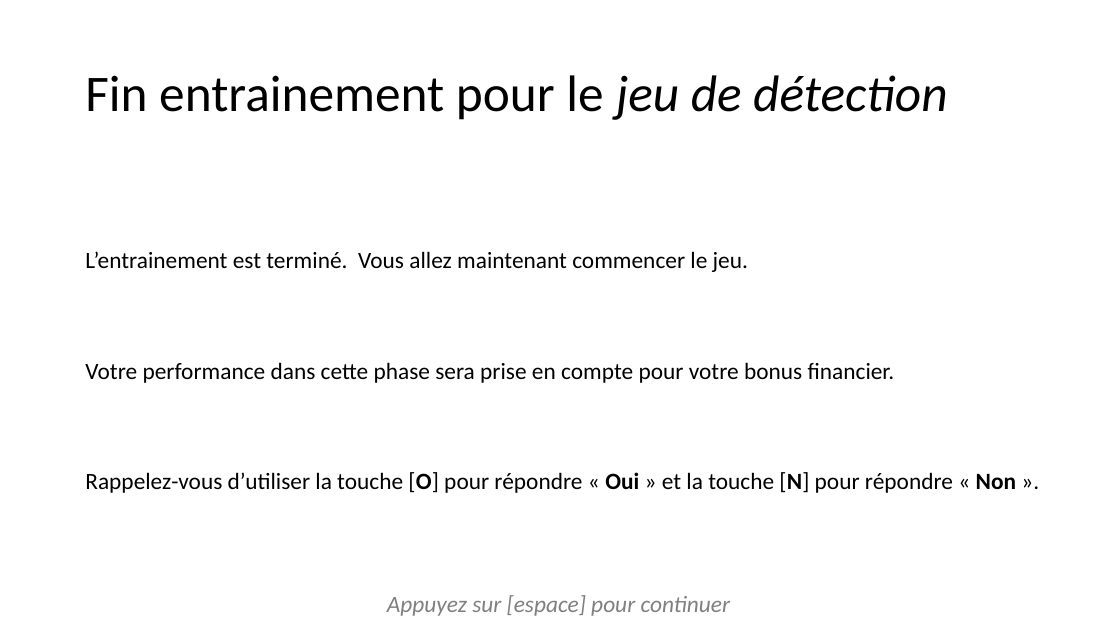
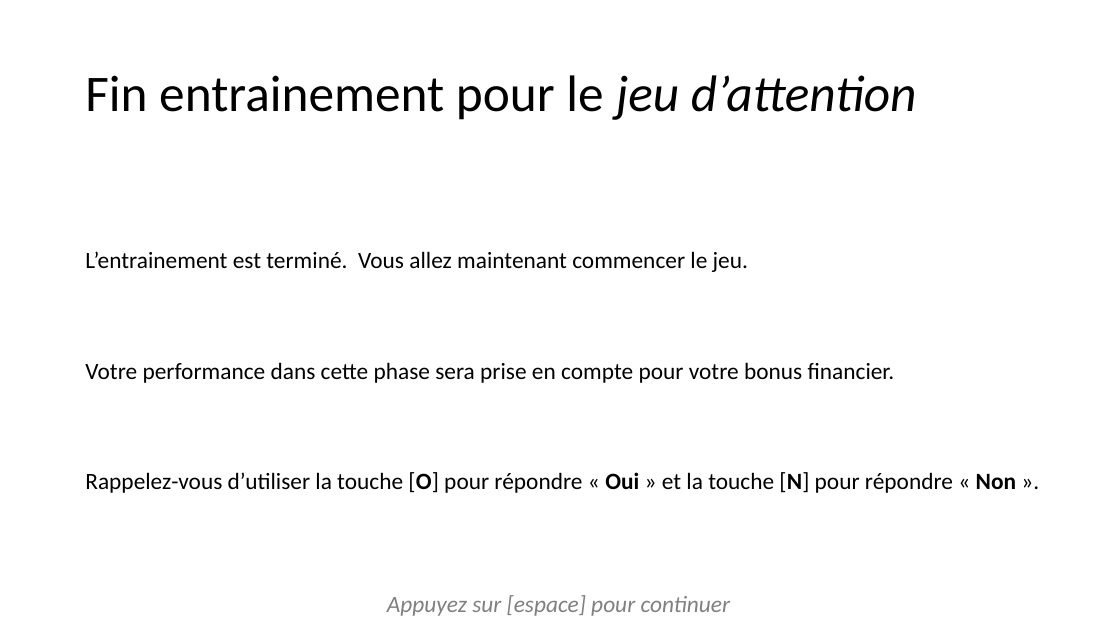
Before and after one commit to MBB-team/Online_Testing, a slide deck: slide 7 of src/Emotion_Regulation_JS/instructions/instructionsDiapo.pptx. Drawn at 1120x630 pixels with LibreOffice and Linux fonts; fonts in the diff are those of the drawing. Boxes give left, top, right and bottom in pixels: in the first picture for what was removed or moved away, otherwise in the second. Text is boxed around its words. In the diff, an @@ line names an element or a change of style, - is before the commit and + after.

```diff
--- a/src/Emotion_Regulation_JS/instructions/instructionsDiapo.pptx
+++ b/src/Emotion_Regulation_JS/instructions/instructionsDiapo.pptx
@@ title at (85,75,917,120): text changed @@
-Fin entrainement pour le jeu de détection
+Fin entrainement pour le jeu d’attention
```
Also in this commit, not shown: 3 other slides changed, 4 other files.
